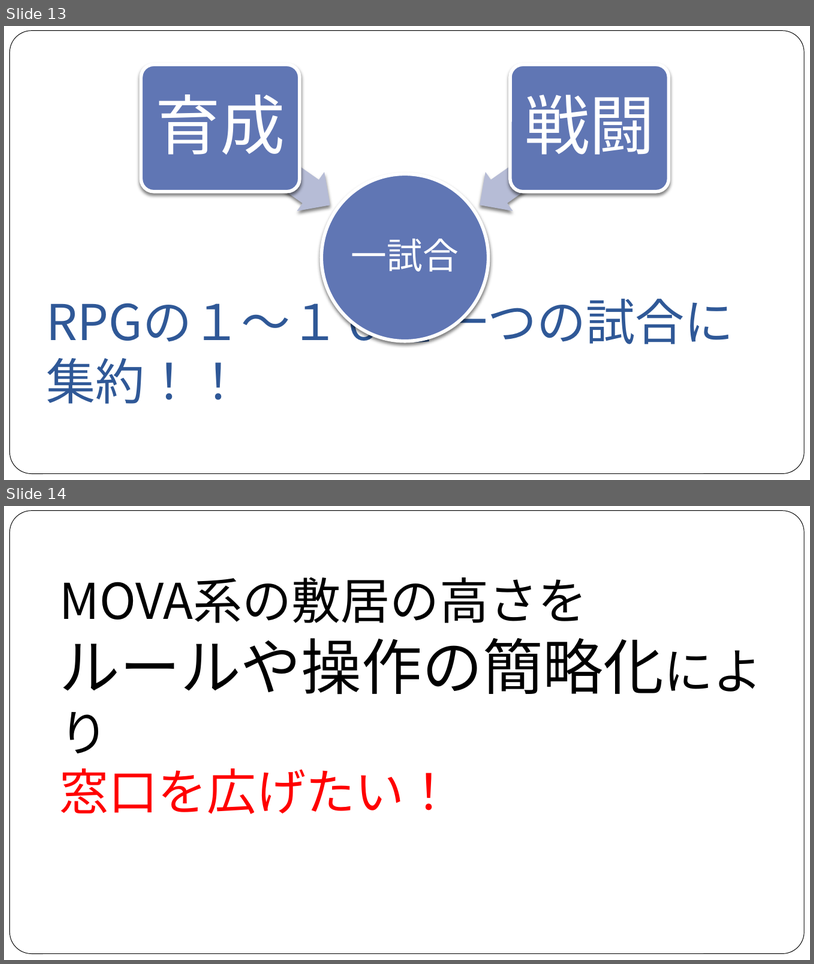
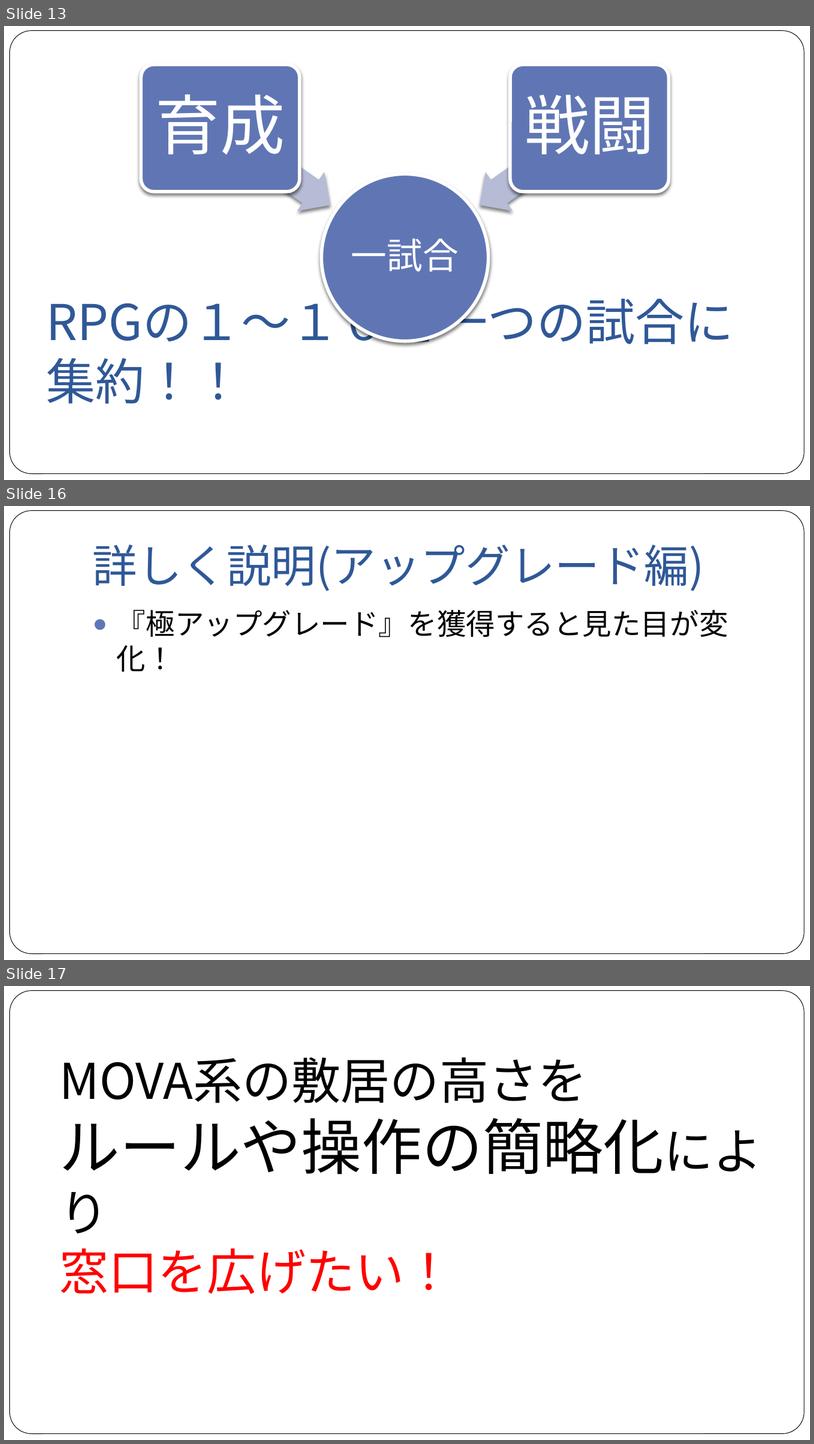
Before and after one commit to NyamLand/VSRPG, a slide deck: 仕様/プレゼンテーション/第一回発表.pptx. Shown one above the other, each under a label of ours: slides 13 and 14 before the commit, slides 13, 16 and 17 after it; the slides between them are not shown. The pictures are 814x964 and 814x1444 pixels, drawn with LibreOffice and Linux fonts; fonts in the diff are those of the drawing. Boxes give left, top, right and bottom in pixels: in the first picture for what was removed or moved away, otherwise in the second. Text is boxed around its words. In the diff, an @@ line names an element or a change of style, - is before the commit and + after.

Commit message:
仕様書の更新＆プレゼン資料更新 ・詳しくはTopの更新履歴を参照 ・プレゼン資料を作成(あとは画像だけ) ・画像イメージの追加

```diff
--- a/仕様/プレゼンテーション/第一回発表.pptx
+++ b/仕様/プレゼンテーション/第一回発表.pptx
@@ slide 16 added at (x1=4, y1=506, x2=810, y2=960), background #FFFFFF; not listed: 1 template element that a slide beside it also shows @@
@@ title added at (x1=93, y1=544, x2=705, y2=591), 40 pt, text #2F5897 @@
+詳しく説明(アップグレード編)
@@ text added at (x1=117, y1=610, x2=729, y2=672), 26 pt, text #000000 @@
+● 『極アップグレード』を獲得すると見た目が変化！
@@ what was slide 14 is now slide 17 @@
```
Also in this commit, not shown: 5 slides changed, 2 other slides added, 6 other files.
